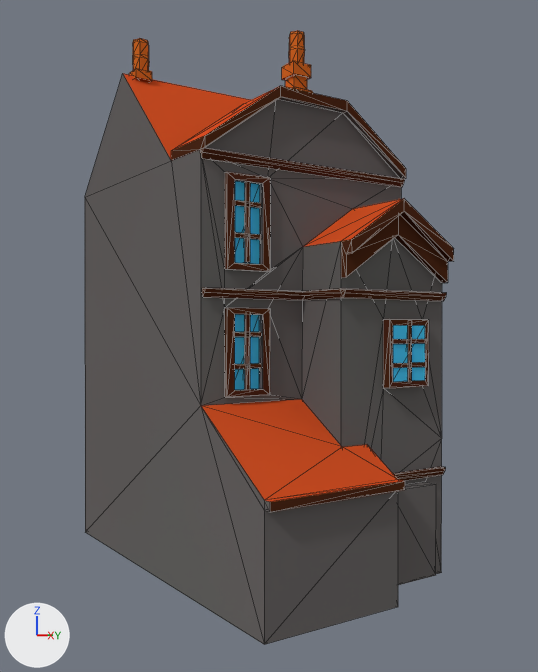
One commit to the Blender file TheOvercoat/Assets/Models(blend)/Yapılar/BasicBuildings/building03/b03.blend: the scene before it, then after it.
Rendered twice from a camera (50 mm lens) standing at (23.2, -14.7, 8.9) and looking at (0.8, 0.4, 8.7). Arrows for +X, +Y and +Z are at lower left; the lights stay in place. Mesh edges are drawn as thin lines.

The older version as bpy lines, for what is in view:
```python
me_cube = bpy.data.meshes.new('Cube')
me_cube.from_pydata(...)  # 551 vertices, 510 faces; spans x -6.1..7.3, y -4.0..4.2, z 0.7..20.3
me_cube.materials.append(mat_material)
ob_cube = bpy.data.objects.new('Cube', me_cube)
ob_cube.location = (0.0, 0.0, 0.0)
_m = ob_cube.modifiers.new('Decimate', 'DECIMATE')
_m.ratio = 0.569
_m.use_collapse_triangulate = True
```
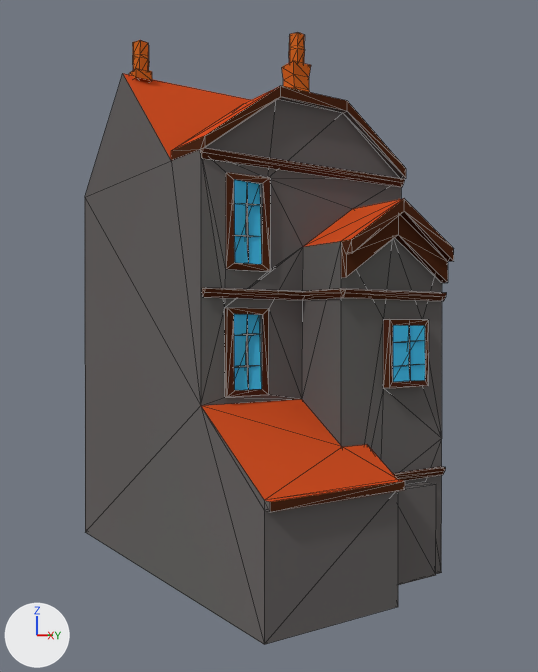
What the commit changed:
Object 'Cube' (ob_cube) has a DECIMATE modifier named 'Decimate'.
On modifier 'Decimate' of object 'Cube' (ob_cube), ratio goes from 0.569 to 0.444.

Where the change shows, as pixel boxes (x1, y1, x2, y2) in the pictures (538 x 672 px):
'Cube', modifiers changed: before (85, 30, 454, 645); after (85, 32, 454, 645)
